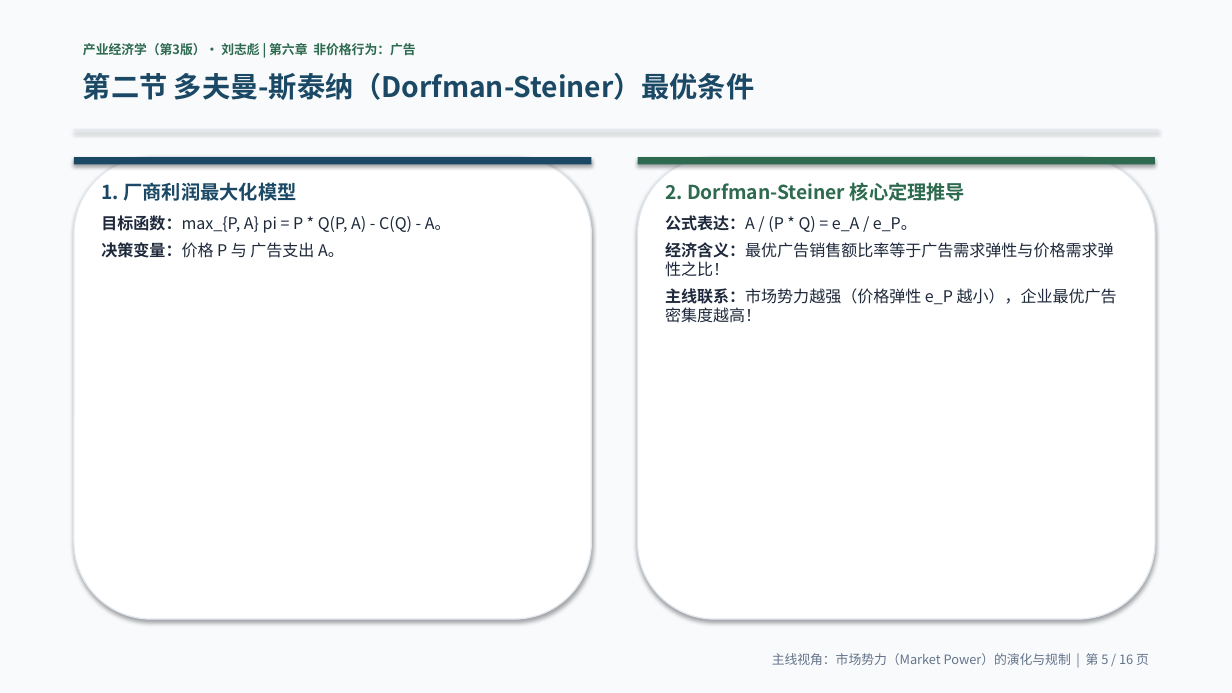
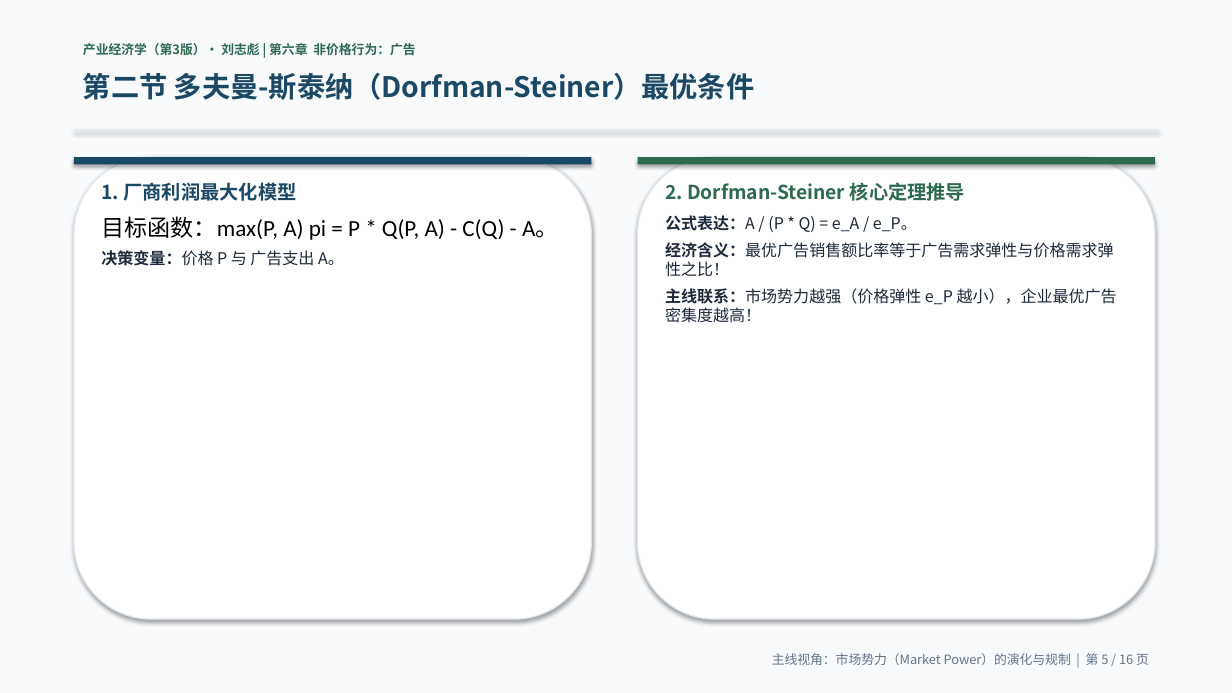
Before and after one commit to chens9956-prog/2026-industrial-economics, a slide deck: slide 5 of 刘志彪_产业经济学_第06章_非价格行为广告(市场势力主线精编).pptx. Drawn at 1232x693 pixels with LibreOffice and Linux fonts; fonts in the diff are those of the drawing. Boxes give left, top, right and bottom in pixels: in the first picture for what was removed or moved away, otherwise in the second. Text is boxed around its words. In the diff, an @@ line names an element or a change of style, - is before the commit and + after.

```diff
--- a/刘志彪_产业经济学_第06章_非价格行为广告(市场势力主线精编).pptx
+++ b/刘志彪_产业经济学_第06章_非价格行为广告(市场势力主线精编).pptx
@@ text at <box>101,216,559,240</box>: text changed; size 12.5 to 18 pt; font Noto Sans CJK SC to Calibri; text colour #1E293B to #000000 @@
-目标函数：max_{P, A} pi = P * Q(P, A) - C(Q) - A。
+目标函数：max(P, A) pi = P * Q(P, A) - C(Q) - A。
```
Also in this commit, not shown: 9 other files.
